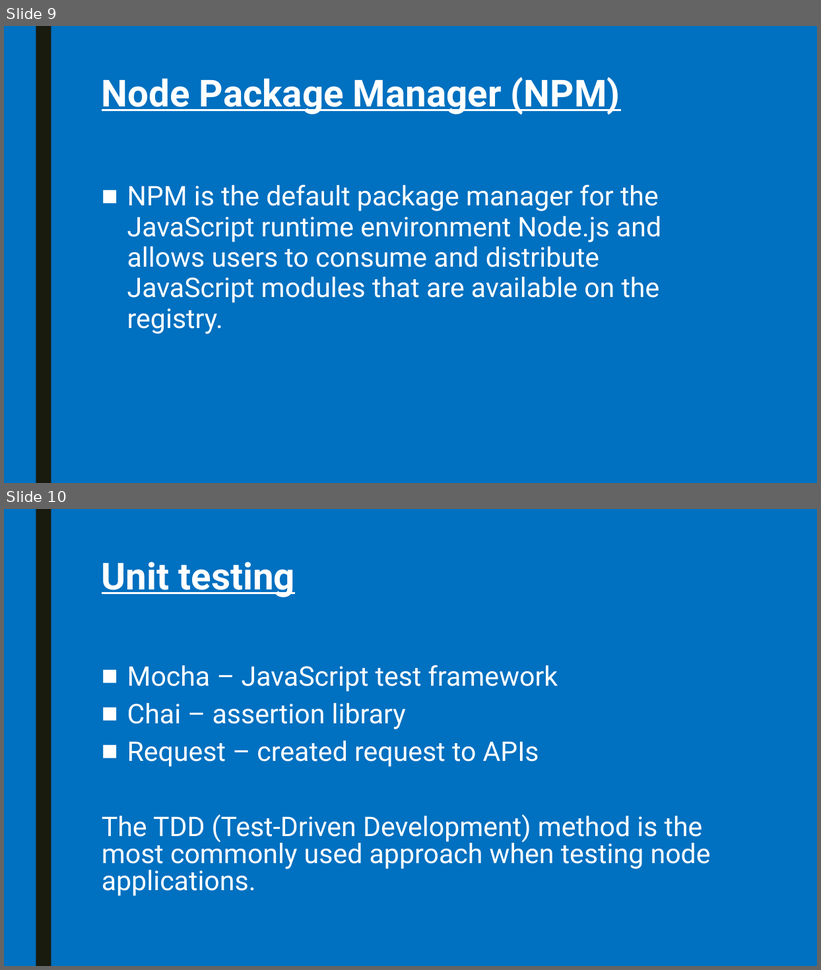
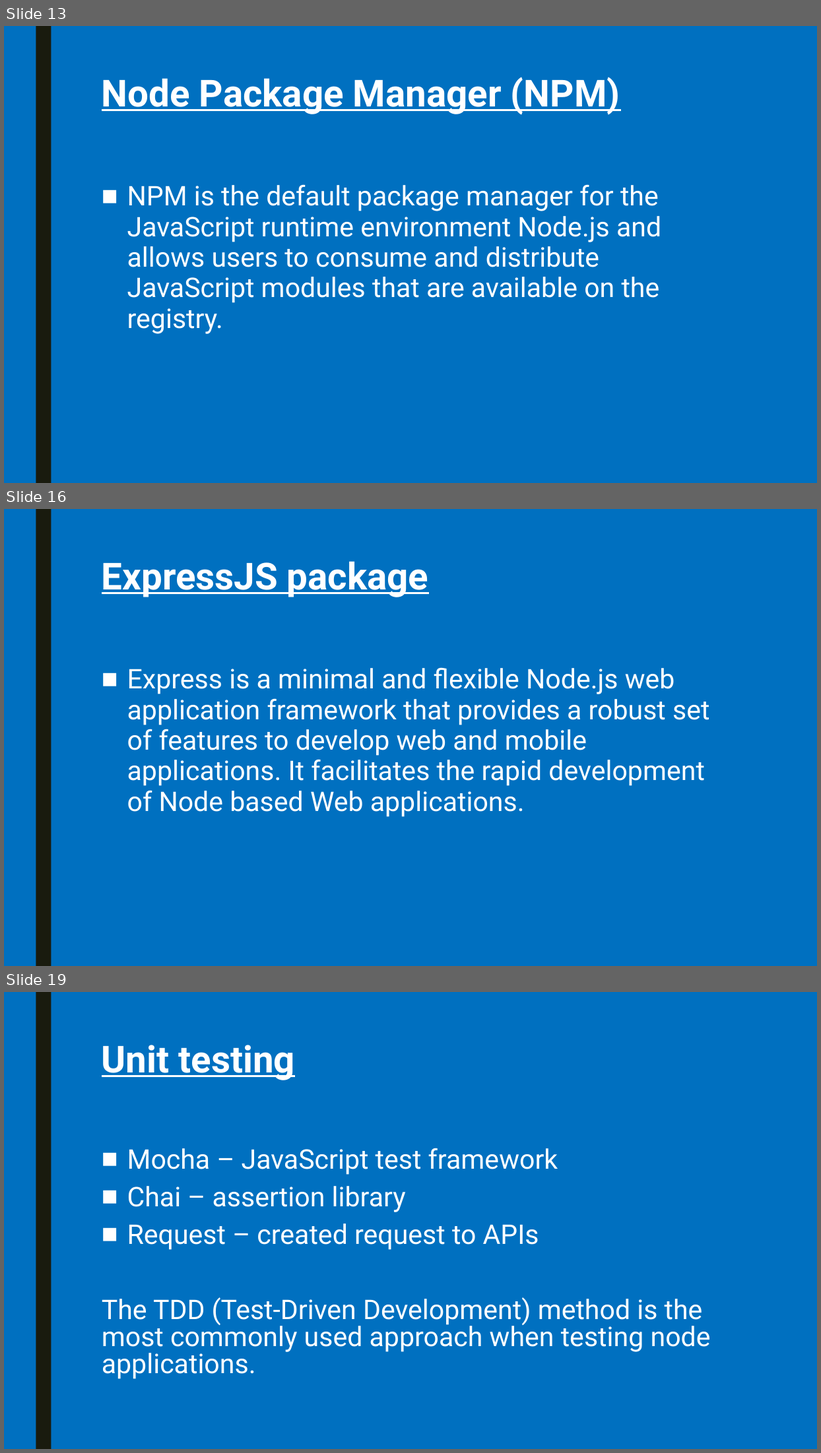
Before and after one commit to pkyurkchiev/mean-stack, a slide deck: slides/NodeJS.pptx. Shown one above the other, each under a label of ours: slides 9 and 10 before the commit, slides 13, 16 and 19 after it; the slides between them are not shown. The pictures are 821x970 and 821x1453 pixels, drawn with LibreOffice and Linux fonts; fonts in the diff are those of the drawing. Boxes give left, top, right and bottom in pixels: in the first picture for what was removed or moved away, otherwise in the second. Text is boxed around its words. In the diff, an @@ line names an element or a change of style, - is before the commit and + after.

```diff
--- a/slides/NodeJS.pptx
+++ b/slides/NodeJS.pptx
@@ slide 16 added at box(4, 509, 817, 966), background #0070C0; not listed: 1 template element that a slide beside it also shows @@
@@ title added at box(102, 561, 429, 597), 44 pt, text #FFFFFF, bold, underline @@
+ExpressJS package
@@ text added at box(127, 667, 710, 817), 32 pt, text #FFFFFF @@
+■ Express is a minimal and flexible Node.js web application framework that provides a robust set of features to develop web and mobile applications. It facilitates the rapid development of Node based Web applications.
@@ what was slide 9 is now slide 13 @@
@@ what was slide 10 is now slide 19 @@
```
Also in this commit, not shown: 10 other slides added, 1 slide removed.
